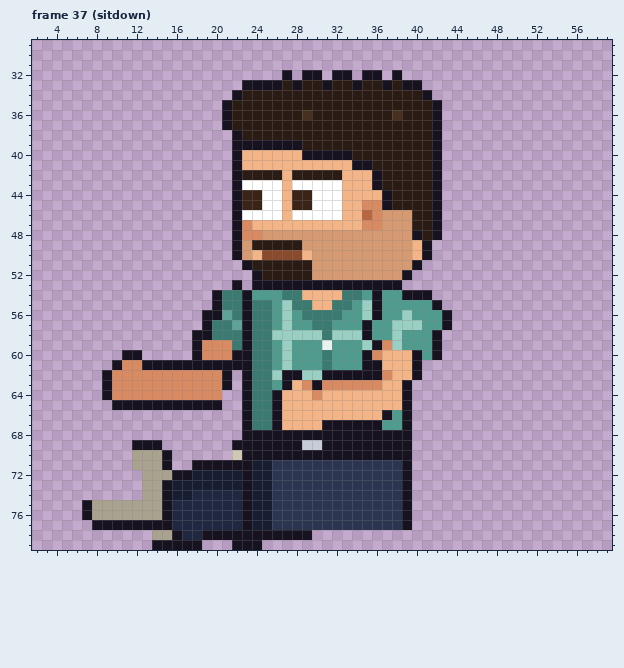
One commit to this pixel-art file: sprites/staff/casual_garrison_left_anim.aseprite. The picture above is the old version.
64x80 pixels, 129 frames. Colours within 5 levels of each other are drawn and written as one. Shown: frame 37 (sitdown): x 2..59, y 29..79. The commit also changed other frames, which this record leaves out.
The same view after the edit:
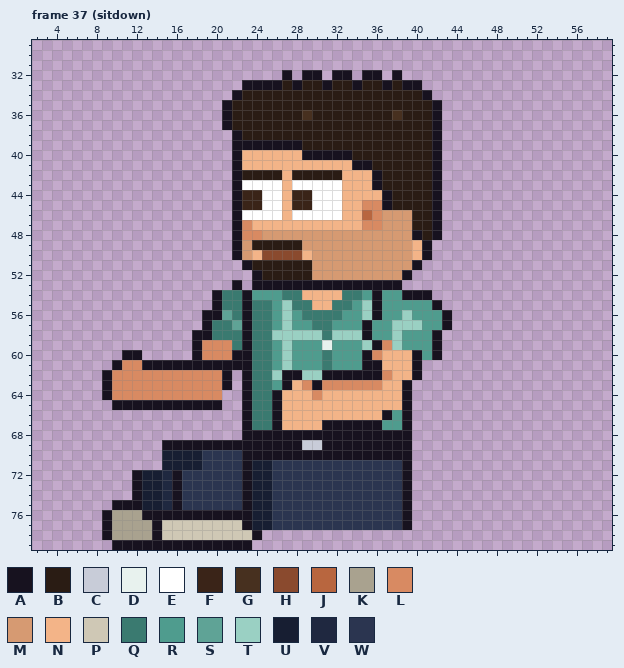
Palette (. is transparent): A #17121f  B #2a1c14  C #c8ccd8  D #e8f2ee  E #ffffff  F #3a2418  G #47301f  H #8a4a2e  J #b8663f  K #a9a28f  L #d88a62  M #d69a72  N #f3b488  P #cfc8b5  Q #3a7a70  R #4f9c8e  S #5fa396  T #9ad0c3  U #171e32  V #1f2840  W #2b3550
Diff:
Frame 37 (sitdown), layers "Pants", "Shoes":
y 69: x 12..21 AAA....... -> ...AAAAAAA
y 70: x 12..22 KKKA......P -> ...UUUUWWWW
y 71: x 12..22 KKKA..AAAAA -> ...UUUUWWWW
y 72: x 12..15 .KKK -> AUUV; x 17..22 AUUUUU -> WWWWWW
y 73: x 12..22 .KKAUUUUUUU -> AUUVAWWWWWW
y 74: x 12..22 .KKAUUVVVVV -> AUUVAWWWWWW
y 75: x 7..22 AKKKKKKKAVVVVVVV -> ...AAAUUVAWWWWWW
y 76: x 7..9 AKK -> ..A; x 13..14 KK -> AA; x 16..22 VVVVVVV -> AAAAAAA
y 77: x 8 A -> .; x 10..13 AAAA -> KKKK; x 15..22 AVVVVVVV -> PPPPPPPP
y 78: x 9..23 .....KKAVVAAAAA -> AKKKKAPPPPPPPPP; x 25..29 AAAAA -> .....
y 79: x 10..13 .... -> AAAA; x 19..21 ... -> AAA; x 24 A -> .
Changed places in both pictures, as pixel boxes (x1, y1, x2, y2):
changed: (82, 440, 312, 550)
